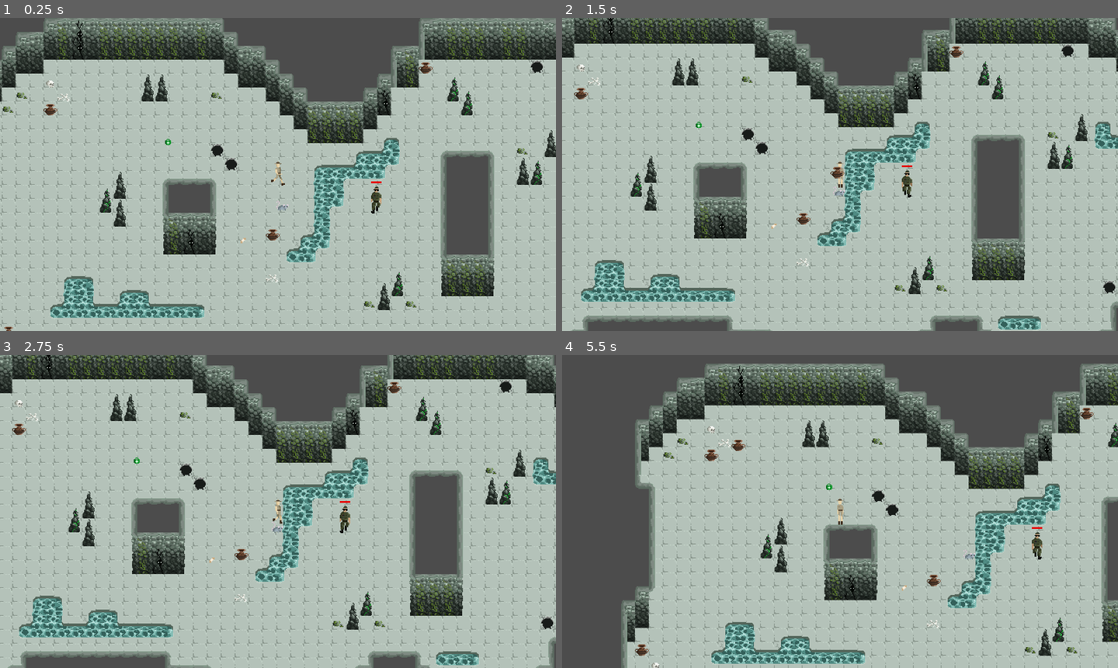
Above: before the commit, frames 1-4 (two rows, left to right).
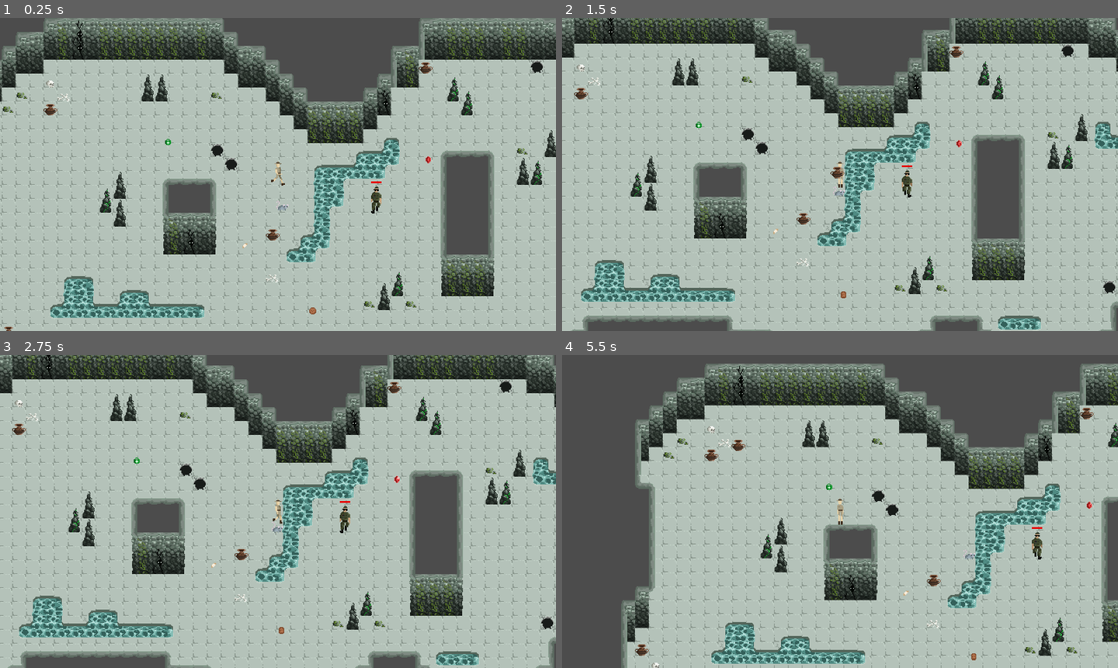
Above: after the commit, the same moments.

Repository: mirogon/Archaeology
Game: Godot game, scene res://Scenes/Main.tscn
Two runs of this game, one before a commit and one after it. Both use one fixed random seed, a clock stepped at 60 frames per second and the inputs below. The engine's default icon, where the game draws it, is replaced by a stand-in: a white triangle on a blue panel in a dark square.
Inputs (mouse positions are in pixels of both pictures, inside the frame that each line leads up to):
- Up to frame 1 (0.25 s): no input
- Up to frame 2 (1.5 s): move the mouse to (962, 158) at 0.52 s; hold Right (ui_right) 0.53-1.28 s; click (962, 158) at 0.67 s; tap Enter at 1.25 s; move the mouse to (728, 190) at 1.27 s; hold Down (ui_down) from 1.28 s (still down); click (728, 190) at 1.42 s
- Up to frame 3 (2.75 s): move the mouse to (333, 442) at 2.02 s; release Down (ui_down) at 2.03 s; hold Right (ui_right) from 2.03 s (still down); click (333, 442) at 2.17 s
- Up to frame 4 (5.5 s): tap Space at 2.75 s; move the mouse to (812, 574) at 2.77 s; release Right (ui_right) at 2.78 s; hold Up (ui_up) 2.78-3.53 s; click (812, 574) at 2.92 s; move the mouse to (1006, 558) at 3.52 s; hold Left (ui_left) 3.53-5.03 s; click (1006, 558) at 3.67 s; move the mouse to (673, 464) at 4.27 s; click (673, 464) at 4.42 s; move the mouse to (867, 511) at 5.02 s; hold Down (ui_down) from 5.03 s (still down); click (867, 511) at 5.17 s

The runs differ from the first frame. In frame 1, less than 0.1% of the frame differs, in the area x 43-78%, y 44-95%; in frame 2, less than 0.1%; in frame 3, less than 0.1%; in frame 4, less than 0.1%.

Commit message:
Player can pick up treasure

Diff:
--- a/Scenes/Coin.tscn
+++ b/Scenes/Coin.tscn
@@ -1,6 +1,7 @@
-[gd_scene load_steps=10 format=2]
+[gd_scene load_steps=11 format=2]
 
 [ext_resource path="res://Asstes/Items/Coin.png" type="Texture" id=1]
+[ext_resource path="res://Scripts/TreasurePickup.gd" type="Script" id=2]
 
 [sub_resource type="CircleShape2D" id=1]
 radius = 3.0
@@ -37,7 +38,8 @@
 "speed": 6.0
 } ]
 
-[node name="Coin" type="Area2D"]
+[node name="Coin" type="Area2D" groups=["TreasurePickup"]]
+script = ExtResource( 2 )
 
 [node name="CollisionShape2D" type="CollisionShape2D" parent="."]
 shape = SubResource( 1 )
@@ -45,5 +47,5 @@
 [node name="AnimatedSprite" type="AnimatedSprite" parent="."]
 frames = SubResource( 8 )
 animation = "coin"
-frame = 1
+frame = 5
 playing = true
--- a/Scenes/Main.tscn
+++ b/Scenes/Main.tscn
@@ -6,6 +6,8 @@
 [ext_resource path="res://Scenes/Rat.tscn" type="PackedScene" id=4]
 [ext_resource path="res://Scenes/Soldier.tscn" type="PackedScene" id=5]
 [ext_resource path="res://Scenes/Bandage.tscn" type="PackedScene" id=6]
+[ext_resource path="res://Scenes/Ruby.tscn" type="PackedScene" id=7]
+[ext_resource path="res://Scenes/Coin.tscn" type="PackedScene" id=8]
 
 [node name="Main" type="Node2D"]
 
@@ -24,4 +26,10 @@
 position = Vector2( -608, -82 )
 
 [node name="Bandage" parent="." instance=ExtResource( 6 )]
-position = Vector2( -522, 33 )
+position = Vector2( -520, 39 )
+
+[node name="Ruby" parent="." instance=ExtResource( 7 )]
+position = Vector2( -309, -61 )
+
+[node name="Coin" parent="." instance=ExtResource( 8 )]
+position = Vector2( -442, 113 )
--- a/Scenes/Player.tscn
+++ b/Scenes/Player.tscn
@@ -125,6 +125,7 @@
 [node name="AnimatedSprite" type="AnimatedSprite" parent="."]
 frames = SubResource( 26 )
 animation = "Walk_Right"
+frame = 3
 playing = true
 
 [node name="HealthSystem" parent="." instance=ExtResource( 3 )]
--- a/Scenes/Ruby.tscn
+++ b/Scenes/Ruby.tscn
@@ -1,6 +1,10 @@
-[gd_scene load_steps=8 format=2]
+[gd_scene load_steps=10 format=2]
 
 [ext_resource path="res://Asstes/Items/Ruby.png" type="Texture" id=1]
+[ext_resource path="res://Scripts/TreasurePickup.gd" type="Script" id=2]
+
+[sub_resource type="RectangleShape2D" id=7]
+extents = Vector2( 3, 4 )
 
 [sub_resource type="AtlasTexture" id=1]
 atlas = ExtResource( 1 )
@@ -30,12 +34,15 @@
 "speed": 5.0
 } ]
 
-[node name="Ruby" type="Area2D"]
+[node name="Ruby" type="Area2D" groups=["TreasurePickup"]]
+script = ExtResource( 2 )
+treasure_value = 25
 
 [node name="CollisionShape2D" type="CollisionShape2D" parent="."]
+shape = SubResource( 7 )
 
 [node name="AnimatedSprite" type="AnimatedSprite" parent="."]
 frames = SubResource( 6 )
 animation = "ruby"
-frame = 1
+frame = 4
 playing = true
--- a/Scripts/Player.gd
+++ b/Scripts/Player.gd
@@ -7,6 +7,7 @@
 export var healing_projectile_scene: PackedScene
 
 var heal_resources = 0
+var treasure_found = 0
 
 var animatedSprite: AnimatedSprite
 
@@ -80,6 +81,8 @@
 		lastTimeThrownProjectile = time
 
 func throw_healing_projectile():
+	if(heal_resources < 25):
+		return
 	if Input.is_mouse_button_pressed(2) && (time - last_time_thrown_heal > 1):
 		var healing_projectile = healing_projectile_scene.instance()
 		healing_projectile.position = position
@@ -88,6 +91,7 @@
 		healing_projectile.move_dir = dir
 		get_parent().add_child(healing_projectile)
 		last_time_thrown_heal = time
+		heal_resources -= 25
 
 func _process(delta):
 	throw_projectile()
@@ -108,3 +112,8 @@
 		heal_resources += health_pickup.health_value
 		print("Heal Resources: ", heal_resources)
 		area.queue_free()
+	elif area.is_in_group("TreasurePickup"):
+		var treasure = area as TreasurePickup
+		treasure_found += treasure.treasure_value
+		print("Treasure found: ", treasure_found)
+		area.queue_free()
--- /dev/null
+++ b/Scripts/TreasurePickup.gd
@@ -0,0 +1,14 @@
+extends Area2D
+
+class_name TreasurePickup
+
+export var treasure_value = 10
+
+# Called when the node enters the scene tree for the first time.
+func _ready():
+	pass # Replace with function body.
+
+
+# Called every frame. 'delta' is the elapsed time since the previous frame.
+#func _process(delta):
+#	pass
--- a/project.godot
+++ b/project.godot
@@ -38,6 +38,11 @@
 "class": "Soldier",
 "language": "GDScript",
 "path": "res://Scripts/Soldier.gd"
+}, {
+"base": "Area2D",
+"class": "TreasurePickup",
+"language": "GDScript",
+"path": "res://Scripts/TreasurePickup.gd"
 } ]
 _global_script_class_icons={
 "GunProjectile": "",
@@ -45,7 +50,8 @@
 "HealthSystem": "",
 "Player": "",
 "Projectile": "",
-"Soldier": ""
+"Soldier": "",
+"TreasurePickup": ""
 }
 
 [application]
Not shown: 1 places in Scenes/Main.tscn that only renumber resources
